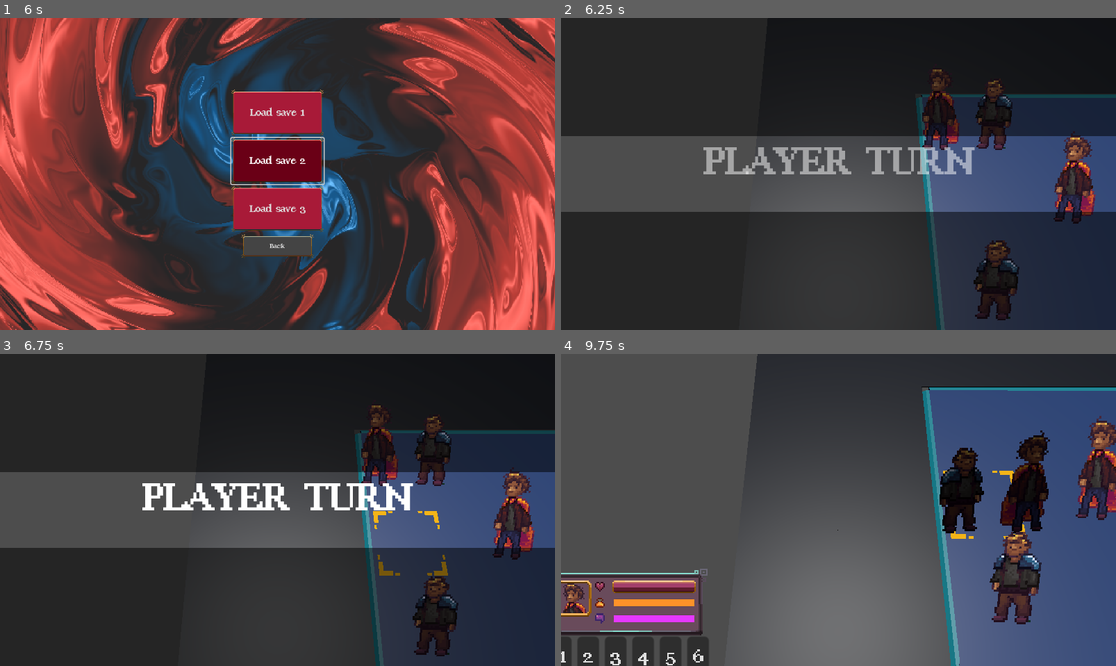
Above: before the commit, frames 1-4 (two rows, left to right).
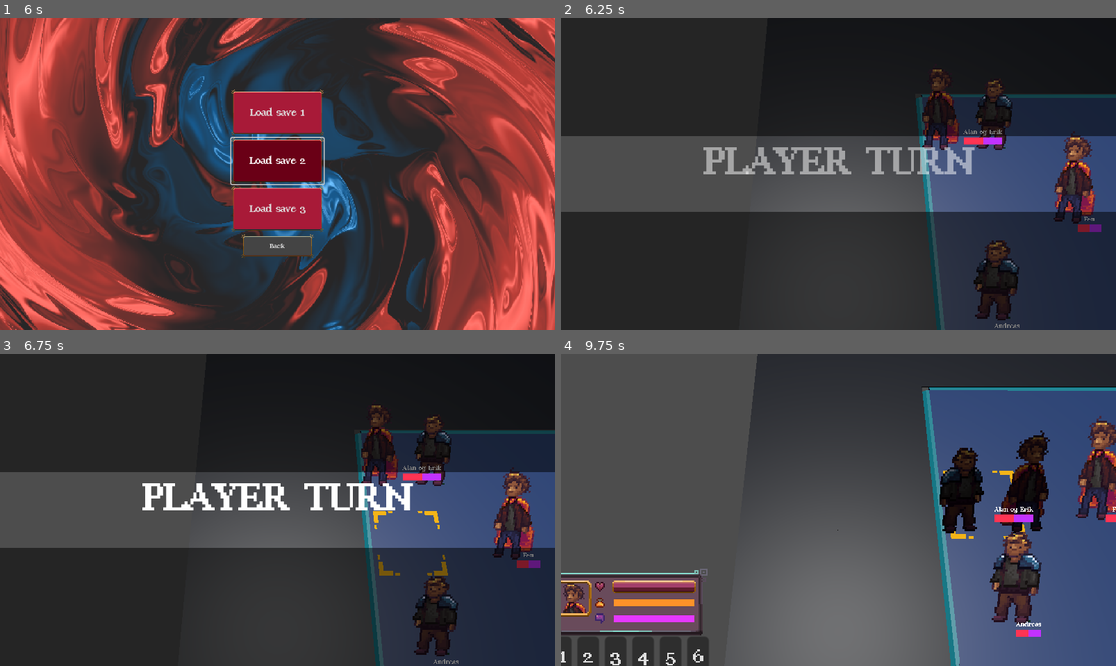
Above: after the commit, the same moments.

Repository: alanhaugen/bachelor-inn
Game: Godot game, scene res://scenes/UI/mainmenu.tscn
The game is run twice, just before and just after one commit, with the same random seed, the same clock (stepped at 60 frames per second) and the same inputs.
Inputs (mouse positions are in pixels of both pictures, inside the frame that each line leads up to):
- Up to frame 1 (6 s): click "Start Game" at 0.5 s; move the mouse to (399, 158) at 1.27 s; hold Right (pan_right) 1.28-2 s; hold Space (selected) 1.28-2 s; click (399, 158) at 1.42 s; drag from (166, 189) to (249, 236) at 2.02 s; move the mouse to (333, 105) at 2.77 s; hold Right (pan_right) 2.78-3.5 s; hold Mouse wheel down (zoom_in) 2.78-3.5 s; click (333, 105) at 2.92 s; tap Space (selected) at 3.05 s; drag from (249, 236) to (111, 127) at 3.52 s; move the mouse to (444, 220) at 4.27 s; hold Left (pan_left) 4.28-5 s; hold Mouse wheel down (zoom_in) 4.28-5 s; click (444, 220) at 4.42 s; drag from (111, 127) to (194, 96) at 5.02 s; move the mouse to (305, 174) at 5.77 s; hold Down (pan_down) from 5.78 s (still down); hold Mouse wheel down (zoom_in) from 5.78 s (still down); click (305, 174) at 5.92 s
- Up to frame 2 (6.25 s): keep holding Down (pan_down); keep holding Mouse wheel down (zoom_in)
- Up to frame 3 (6.75 s): release Down (pan_down) at 6.5 s; release Mouse wheel down (zoom_in) at 6.5 s; drag from (194, 432) to (166, 525) at 6.52 s
- Up to frame 4 (9.75 s): tap Enter at 7.25 s; move the mouse to (960, 494) at 7.27 s; hold Up (pan_up) 7.28-8 s; hold Space (selected) 7.28-8 s; click (960, 494) at 7.42 s; drag from (727, 525) to (810, 572) at 8.02 s; click "Move" at 8.75 s; move the mouse to (894, 441) at 9.52 s; hold Down (pan_down) from 9.53 s (still down); hold Mouse wheel down (zoom_in) from 9.53 s (still down); click (894, 441) at 9.67 s

Frame 1 is identical in both runs. In frame 2, 0.3% of the frame differs, in the area x 72-98%, y 35-100%; in frame 3, 0.3%; in frame 4, 0.4%, in the area x 78-100%, y 48-91%.

Commit message:
All units now have health bars and name on the health bar

Diff:
--- a/scenes/UI/HealthBar.tscn
+++ b/scenes/UI/HealthBar.tscn
@@ -49,6 +49,7 @@
 horizontal_alignment = 1
 
 [node name="HBoxContainer" type="HBoxContainer" parent="VBoxContainer"]
+custom_minimum_size = Vector2(50, 15)
 layout_mode = 2
 mouse_filter = 2
 theme_override_constants/separation = 0
--- a/scripts/combat/level.gd
+++ b/scripts/combat/level.gd
@@ -35,7 +35,8 @@
 var stat_popup_enemy: Control;
 var completed_moves :Array[Move];
 
-var characters :Array[Character];
+var characters: Array[Character];
+var player_characters: Array[Character];
 
 const STATS_POPUP = preload("res://scenes/ui/Pop_Up_WIP.tscn")
 const MOVE_POPUP = preload("res://scenes/ui/move_popup.tscn")
@@ -309,6 +310,14 @@
 			popup.show();
 
 
+func _exit_tree() -> void:
+	# This doesn't seem to  be working
+	# (the goal is to copy over all the characters
+	# to preserve the remaining characters, character
+	# health and other stats etc)
+	Main.characters = player_characters.duplicate();
+
+
 func _ready() -> void:
 	cursor.hide();
 	movement_map.clear();
@@ -325,8 +334,9 @@
 
 		if (get_unit_name(pos) == "Unit"):
 			if characters_placed < Main.characters.size():
-				new_unit = Main.characters[characters_placed];
+				new_unit = Main.characters[characters_placed].duplicate();
 				characters_placed += 1;
+				player_characters.append(new_unit);
 			else:
 				units_map.set_cell_item(pos, GridMap.INVALID_CELL_ITEM);
 		elif (get_unit_name(pos) == "Enemy"):
@@ -481,13 +491,17 @@
 				break;
 
 		# No attacks found, choose a random move
-		if move == null:
+		if move == null and aiUnitsMoves.is_empty() == false:
 			move = aiUnitsMoves[i][randi() % aiUnitsMoves[i].size()];
 
 		# Do the attack or move
 		if move.is_attack:
 			moves_stack.append(move.neighbour_move);
-		moves_stack.append(move);
+
+		if move == null:
+			push_error("No moves found for enemy");
+		else:
+			moves_stack.append(move);
 
 		# Remove move from ai stack
 		for j :int in aiUnitsMoves.size():
--- a/scripts/main.gd
+++ b/scripts/main.gd
@@ -37,7 +37,7 @@
 func unload_level() -> void:
 	if is_instance_valid(level):
 		level.queue_free(); # Free the current level instance
-	level = null
+	level = null;
 
 func next_level() -> void:
 	current_level_index += 1;
--- a/scripts/stats/character.gd
+++ b/scripts/stats/character.gd
@@ -25,7 +25,8 @@
 }
 
 @onready var camera: Camera3D;
-@onready var health_bar: ColorRect = %HealthBar
+var health_bar: ColorRect;
+@onready var HEALTH_BAR_SCENE: PackedScene = preload("res://scenes/ui/HealthBar.tscn");
 
 @export var is_playable :bool = true; ## Friend or foe
 @export var unit_name :String = "Baggins"; ## Unit name
@@ -87,13 +88,15 @@
 
 
 func update_health_bar() -> void:
-	pass;
-	#health_bar.health = current_health;
-	#health_bar.sanity = current_sanity;
-	#health_bar.name_label = unit_name;
+	health_bar.health = current_health;
+	health_bar.sanity = current_sanity;
+	health_bar.name_label = unit_name;
 
 
 func _ready() -> void:
+	health_bar = HEALTH_BAR_SCENE.instantiate();
+	add_child(health_bar);
+
 	sprite = AnimatedSprite3D.new();
 	sprite.sprite_frames = SpriteFrames.new();
 	sprite.sprite_frames.add_animation("idle");
@@ -117,22 +120,22 @@
 
 
 func _process(_delta: float) -> void:
-	pass;
-	#var mesh_3d_position: Vector3 = global_transform.origin;
+	var mesh_3d_position: Vector3 = global_transform.origin;
 
-	#if camera:
-	#	var screen_position_2d: Vector2 = camera.unproject_position(mesh_3d_position + Vector3(0, 1, 0))
-	#	health_bar.position = screen_position_2d - Vector2(unit_name.length() * 7, 0);
+	show_ui(); # hack, TODO: removeme
+
+	if camera:
+		var screen_position_2d: Vector2 = camera.unproject_position(mesh_3d_position + Vector3(0, 1, 0))
+		health_bar.position = screen_position_2d - Vector2(3 * 7, 0);
+		health_bar.position.y += 70; # move down a little
 
 
 func hide_ui() -> void:
-	pass;
-	#health_bar.hide();
+	health_bar.hide();
 
 
 func show_ui() -> void:
-	pass;
-	#health_bar.show();
+	health_bar.show();
 
 
 func move_to(pos: Vector3i) -> void:
Binary file added: art/textures/WIP_Animation_previewer.png
